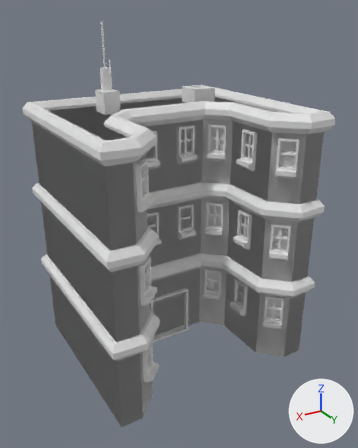
The glTF model entities/static/buildings/18_orange_inset.glb, before and after one commit.
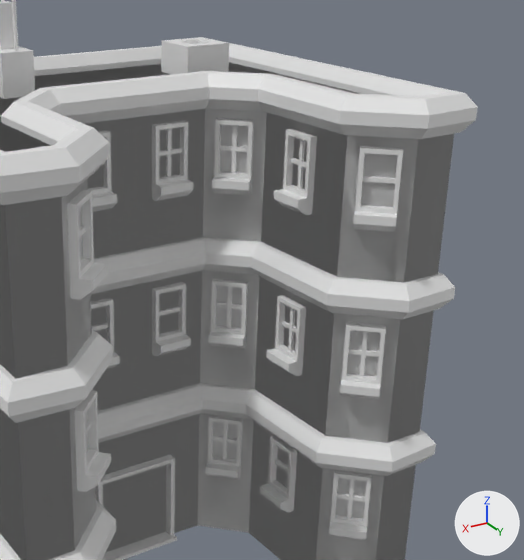
Each version is shown whole from a camera (50 mm lens) standing at (11.07, 18.5, 16.06) and looking at (-0.06, -0.05, 6.79), then close up on the part from 29% to 100% of the width and 15% to 76% of the height. The axes (+X, +Y, +Z) are drawn at lower right. The lights are the same throughout. The last two pictures show the newer version. Objects named as collision shapes, trigger or cutter boxes, shadow casters or lower levels of detail are left out. Where no turn or scale is listed for an object, it has been applied to the vertices. Vertices at exactly the same position are counted once.

In view in the first close-up: '18_orange_inset', 'building_23-noimp', 'building_23-occonly'.
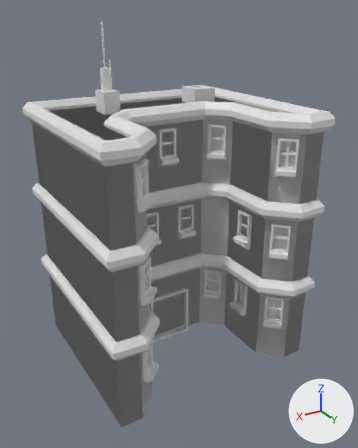
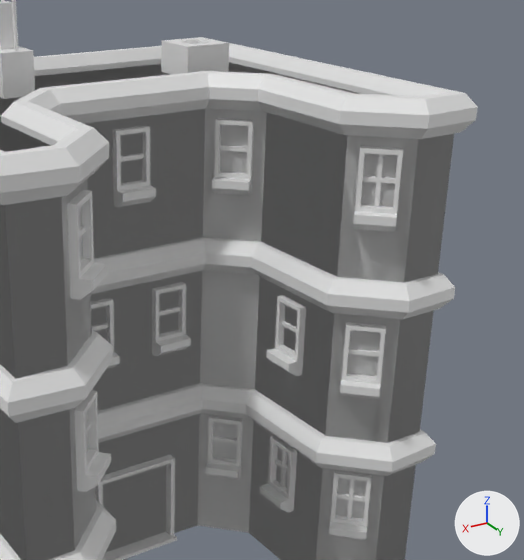
Boxes (x1, y1, x2, y2) around the edits, measured in the close-ups (524 x 560 px):
part 1 of me_orange_inset, cut back: before (87, 109, 348, 260); after (87, 114, 403, 258)
part 2 of me_orange_inset, cut back: before (200, 270, 386, 479); after (260, 436, 296, 509)

Patch to the scene script:
```diff
--- a/entities/static/buildings/18_orange_inset.glb.py
+++ b/entities/static/buildings/18_orange_inset.glb.py
@@ me_orange_inset @@
 # used by ob_18_orange_inset; location = (0.0, 0.0, 0.0)
-me_orange_inset.from_pydata(...)  # 2543 vertices, 5196 faces; spans x -5.3..5.3, y -5.3..4.1, z 0.0..15.7
+me_orange_inset.from_pydata(...)  # 2122 vertices, 4324 faces; spans x -5.3..5.3, y -5.3..4.1, z 0.0..15.7
+# me_orange_inset part 1: 365 vertices removed from x -3.2..3.2, y -1.2..1.7, z 9.4..11.1; 104 vertices added at x -3.7..3.0, y -1.2..3.5, z 9.4..11.1
+# me_orange_inset part 2: 227 vertices removed from x -3.7..-1.9, y -1.0..3.5, z 1.7..7.2; 42 vertices added at x -3.2..-2.6, y 1.3..1.4, z 1.7..3.4
+# other edits to the shape of me_orange_inset do not show in these pictures
 me_orange_inset.materials.append(mat_palette_color)
```
